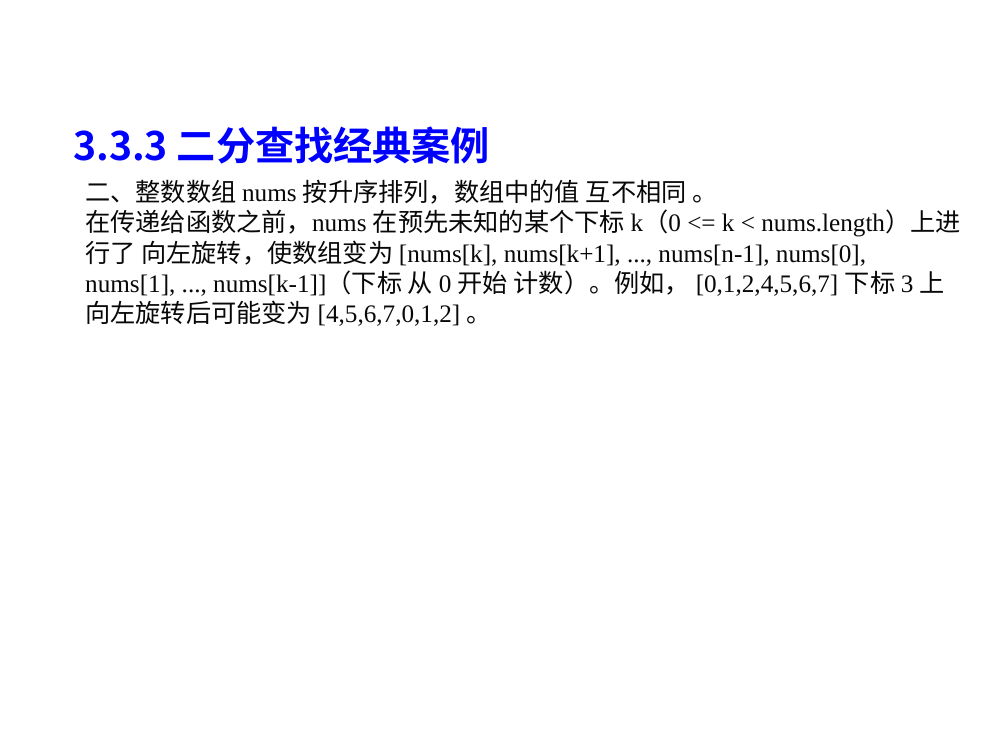
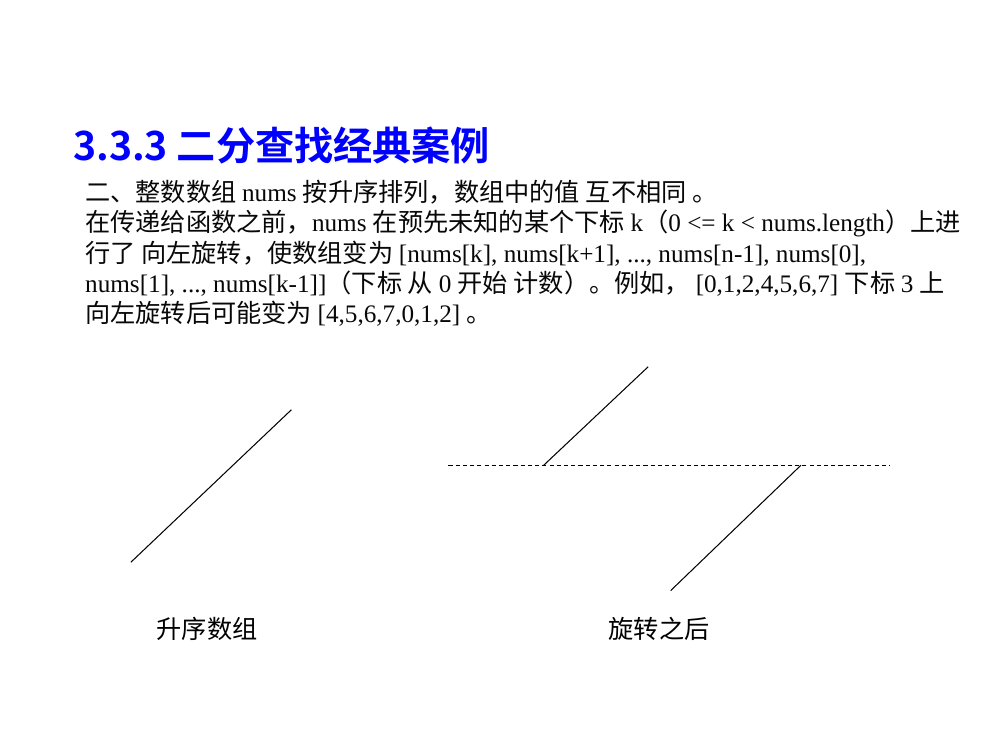
Before and after one commit to liutongling/DP, a slide deck: slide 73 of file/第3章 分治法计.pptx. Drawn at 1008x756 pixels with LibreOffice and Linux fonts; fonts in the diff are those of the drawing; background and template pictures are left out. Boxes give left, top, right and bottom in pixels: in the first picture for what was removed or moved away, otherwise in the second. Text is boxed around its words. In the diff, an @@ line names an element or a change of style, - is before the commit and + after.

```diff
--- a/file/第3章 分治法计.pptx
+++ b/file/第3章 分治法计.pptx
@@ line added from (543, 466) to (648, 367), #000000 0.75 pt @@
@@ line added from (131, 562) to (291, 409), #000000 0.75 pt @@
@@ line added from (449, 466) to (890, 466), #000000 0.75 pt dashed @@
@@ line added from (670, 591) to (801, 466), #000000 0.75 pt @@
@@ text added at [157, 616, 258, 640], 18 pt, text #000000 @@
+升序数组
@@ text added at [609, 617, 710, 640], 18 pt, text #000000 @@
+旋转之后
```
Also in this commit, not shown: 1 other slide changed, 8 slides added, 2 other files.
